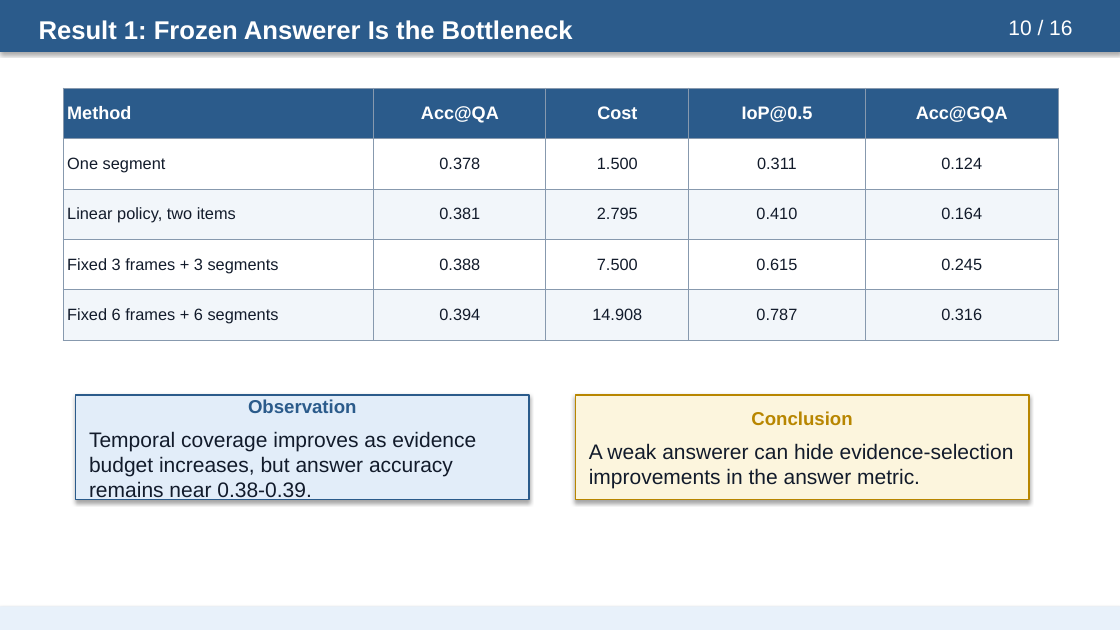
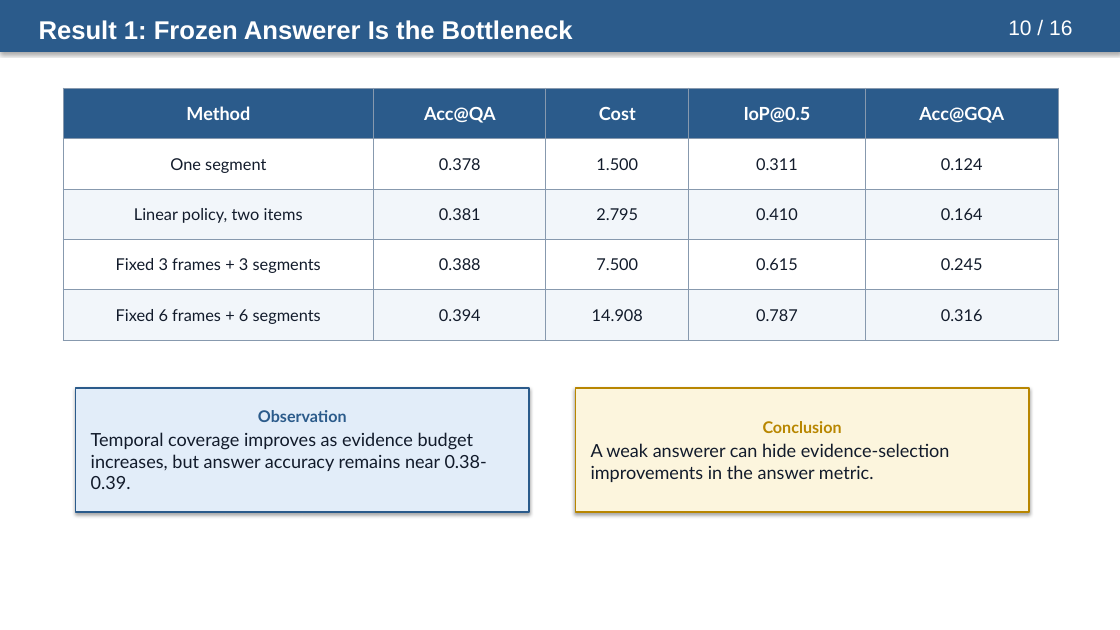
Before and after one commit to riteshthawkar/adaptive-evidence-grounded-videoqa, a slide deck: slide 10 of docs/presentation/adaptive_evidence_acquisition_grounded_videoqa_presentation.pptx. Drawn at 1120x630 pixels with LibreOffice and Linux fonts; fonts in the diff are those of the drawing. Boxes give left, top, right and bottom in pixels: in the first picture for what was removed or moved away, otherwise in the second. Text is boxed around its words. In the diff, an @@ line names an element or a change of style, - is before the commit and + after.

Commit message:
Polish presentation layout and closing slide

```diff
--- a/docs/presentation/adaptive_evidence_acquisition_grounded_videoqa_presentation.pptx
+++ b/docs/presentation/adaptive_evidence_acquisition_grounded_videoqa_presentation.pptx
@@ table at bbox=[63, 88, 1059, 340] @@
@@ font Arial to Lato @@
@@ alignment left to centre @@
@@ rectangle "Observation": place and size @@
-rectangle "Observation" at bbox=[76, 395, 529, 500]
+rectangle "Observation" at bbox=[76, 388, 529, 513]
@@ rectangle "Observation" at bbox=[76, 388, 529, 513]: size 16 to 13.8 pt in "Observation"; font Arial to Lato; size 18 to 15.5 pt in "Temporal coverage improves as evidence budget increases, ..."; more space between paragraphs; less space between paragraphs @@
@@ rectangle "Conclusion": place and size @@
-rectangle "Conclusion" at bbox=[576, 395, 1029, 500]
+rectangle "Conclusion" at bbox=[576, 388, 1029, 513]
@@ rectangle "Conclusion" at bbox=[576, 388, 1029, 513]: size 16 to 13.8 pt in "Conclusion"; font Arial to Lato; size 18 to 15.5 pt in "A weak answerer can hide evidence-selection improvements ..."; more space between paragraphs; less space between paragraphs @@
@@ rectangle removed at bbox=[0, 607, 1120, 630] @@
```
Also in this commit, not shown: 15 other slides changed.
